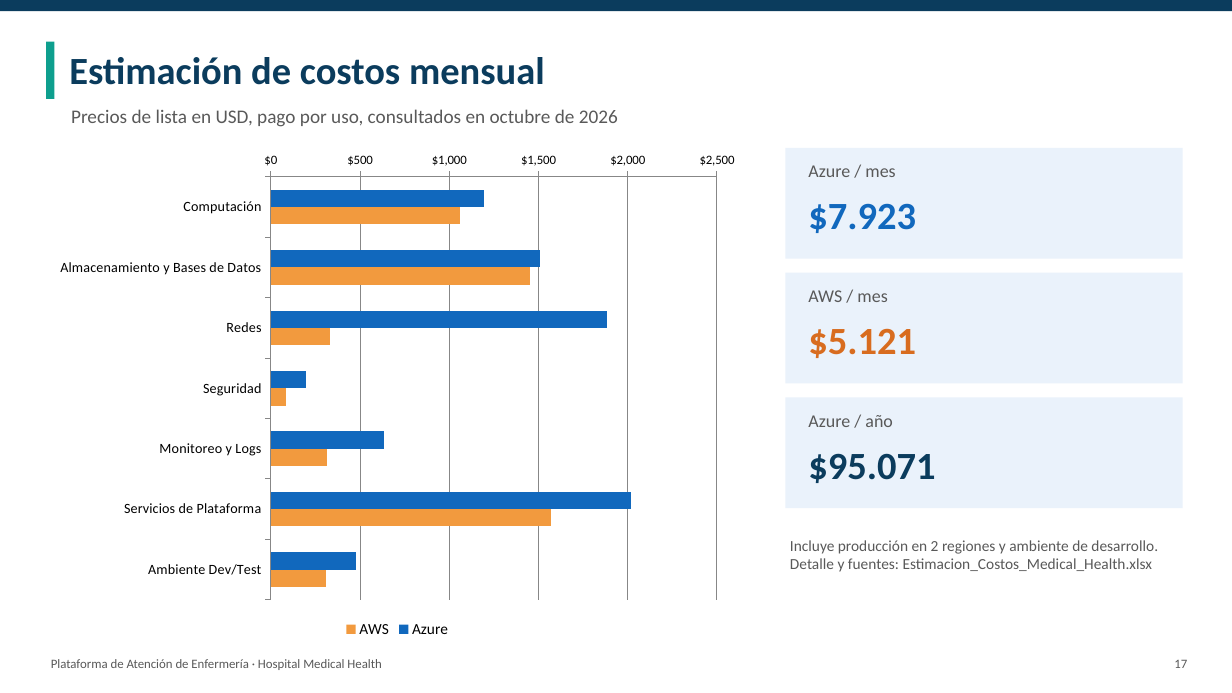
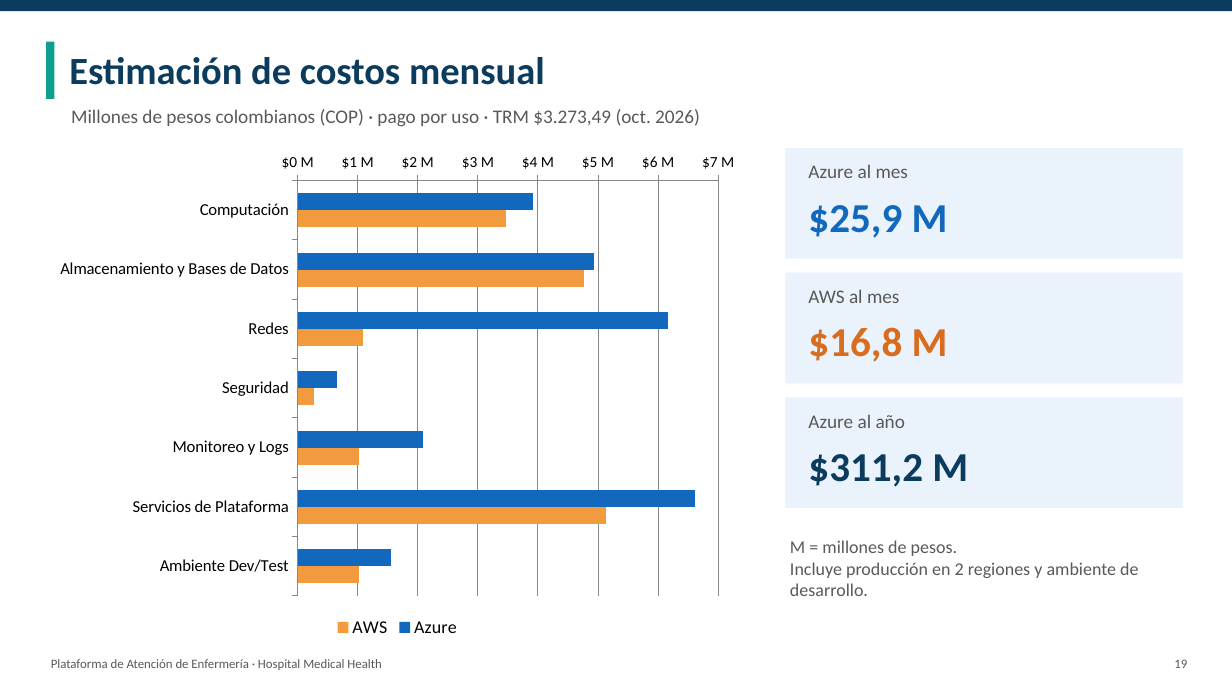
Before and after one commit to Jordy-Lv/medical-health-cloud-architecture, a slide deck: slide 19 of presentacion/Presentacion_Medical_Health.pptx (slide 17 before the commit). Drawn at 1232x693 pixels with LibreOffice and Linux fonts; fonts in the diff are those of the drawing. Boxes give left, top, right and bottom in pixels: in the first picture for what was removed or moved away, otherwise in the second. Text is boxed around its words. In the diff, an @@ line names an element or a change of style, - is before the commit and + after.

Commit message:
Rediseña la presentación: un diagrama por diapositiva y costos en COP

```diff
--- a/presentacion/Presentacion_Medical_Health.pptx
+++ b/presentacion/Presentacion_Medical_Health.pptx
@@ text at (71, 109, 700, 127): text changed @@
-Precios de lista en USD, pago por uso, consultados en octubre de 2026
+Millones de pesos colombianos (COP) · pago por uso · TRM $3.273,49 (oct. 2026)
@@ bar chart at (46, 143, 749, 642) @@
-Azure: 1200, 1510, 1890, 200, 640, 2020, 480
+Azure: 3.9, 4.9, 6.2, 0.7, 2.1, 6.6, 1.6
-AWS: 1060, 1460, 330, 80, 310, 1570, 310
+AWS: 3.5, 4.8, 1.1, 0.3, 1, 5.1, 1
@@ legend changed @@
@@ category axis changed @@
@@ value axis changed @@
@@ text at (808, 164, 908, 178): text changed; size 14 to 15 pt @@
-Azure / mes
+Azure al mes
@@ text at (808, 205, 948, 238): text changed; size 30 to 32 pt @@
-$7.923
+$25,9 M
@@ text at (808, 289, 899, 303): text changed; size 14 to 15 pt @@
-AWS / mes
+AWS al mes
@@ text at (808, 327, 948, 362): text changed; size 30 to 32 pt @@
-$5.121
+$16,8 M
@@ text at (808, 414, 905, 428): text changed; size 14 to 15 pt @@
-Azure / año
+Azure al año
@@ text at (808, 454, 968, 487): text changed; size 30 to 32 pt @@
-$95.071
+$311,2 M
@@ text at (790, 540, 957, 556): paragraph added @@
+M = millones de pesos.
@@ text at (790, 558, 1153, 572): paragraph removed @@
-Detalle y fuentes: Estimacion_Costos_Medical_Health.xlsx
@@ text at (790, 562, 1138, 596): size 12 to 14 pt in "Incluye producción en 2 regiones y ambiente ..." @@
@@ text at (1174, 659, 1187, 668): text changed @@
-17
+19
```
Also in this commit, not shown: 13 other slides changed, 4 slides added, 2 slides removed.
